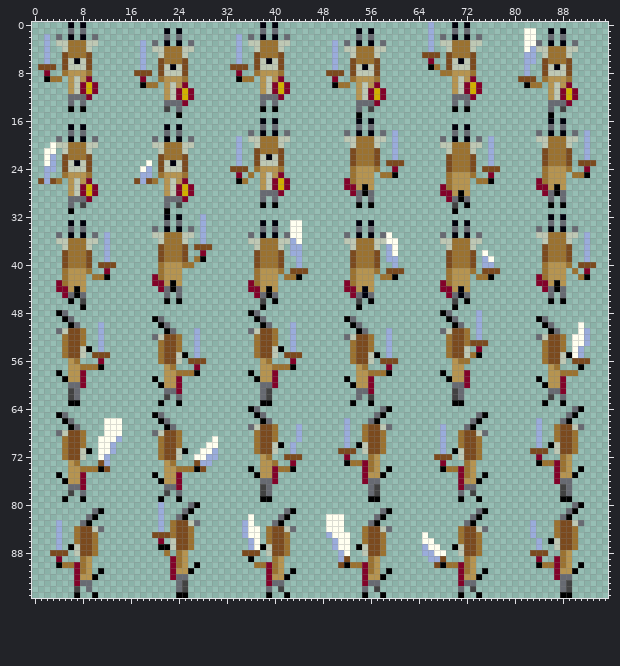
Sprite sheet, stored at static/textures/dazel.png. This is how it looked before the edit.
The file is 96x96 pixels.
Now the later version:
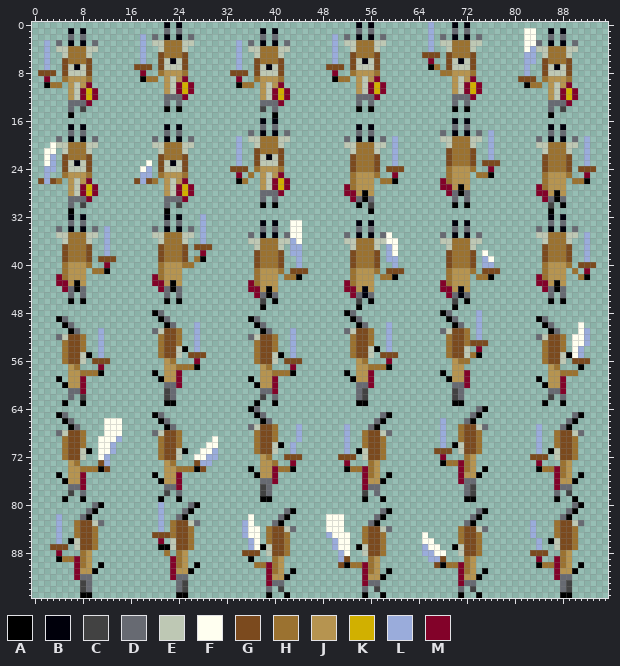
Palette (. is transparent): A #000000  B #00000b  C #424242  D #676a72  E #bec8b4  F #fffff0  G #7b4a1e  H #9b7230  J #b69450  K #d1b000  L #9aacdb  M #820229
Author's note on the commit: permuted first frame of dazel walking anim
The edit:
Changed rows in their new state; - is an unchanged pixel.
first column x 1:
 0 -----.-.-------------B-B-------------.-.-------------B-B-------------------------------------
 1 -----B-B-------------D-D-------------B-B-------------D-D-------------------------------------
 2 -.-.-D-D-.-------L-D-B-B-D-------.-.-D-D-.-------L-D-B-B-D-----------------------------------
 3 ---D.B.B.D---------EEHHHEE---------D.B.B.D---------EEHHHEE-----------------------------------
 4 ---E-----E---------.-----.---------E-----E---------.-----.-----------------------------------
 5 ----E---E-----------G---G-----------E---E-----------G---G------------------------------------
 6 -----HHH-------------EBE-------------HHH-------------EBE-------------------------------------
 7 .L.---B---------GGG---E---------.L.---B---------GGG---E--------------------------------------
 8 GGG-GEEEG-------.M.-HJJJH-------GGG-GEEEG-------.M.-HJJJH------------------------------------
 9 -M..H-J-H--------AHH.-E-M--------M..H-J-H--------AHH.-E-M------------------------------------
10 -AHH---JM.-------...---MKM-------AHH---JM.-------...---MKM-----------------------------------
12 -----JEMKM-----------DDDM.-----------JEMKM-----------DDDM.-----------------------------------
13 ------D-M-------------.-.-------------D-M-------------.-.------------------------------------
14 -----D-C-------------A-A-------------C-D-------------A-A-------------------------------------
15 -----A-----------------.---------------A-------------.---------------------------------------
16 -----------------------------------------------------.-.-------------B-B-------------.-.-----
17 -----------------------------------------------------B-B-------------D-D-------------B-B-----
18 ---------------------------------------------------.-D-D-.-.-------D-B-B-D-L-------.-D-D-.-.-
19 ---------------------------------------------------D.B.B.D---------EEHHHEE---------D.B.B.D---
20 ---------------------------------------------------E-----E---------.-----.---------E-----E---
21 ----------------------------------------------------E---E-----------G---G-----------E---E----
23 ----------------------------------------------------------.L.-------------GGG-------------.L.
24 ----------------------------------------------------GHHHG-GGG-------HJJJH-.M.-------GHHHG-GGG
25 --------------------------------------------------------H..M------------.HHA------------H..M-
26 ---------------------------------------------------.-----HHA-------M-----...-------.-----HHA-
27 ----------------------------------------------------H-J-------------M-A-------------H-J------
28 ---------------------------------------------------M-J-J-----------.-D-D-----------M-J-J-----
29 ----------------------------------------------------M-A-------------.-.-------------M-A------
30 -------------------------------------------------------C-------------A---------------C-------
31 -------------------------------------------------------A-------------.---------------A-------
32 -----B-B-------------------------------------------------------------------------------------
33 -----D-D-------------------------------------------------------------------------------------
34 ---D-B-B-D-L---------------------------------------------------------------------------------
35 ---EEHHHEE-----------------------------------------------------------------------------------
36 ---.-----.-----------------------------------------------------------------------------------
37 ----G---G------------------------------------------------------------------------------------
39 ----------GGG--------------------------------------------------------------------------------
40 ----HJJJH-.M.--------------------------------------------------------------------------------
41 --------.HHA---------------------------------------------------------------------------------
42 ---M-----...---------------------------------------------------------------------------------
43 ----M-A--------------------------------------------------------------------------------------
44 ---.-D-D-------------------------------------------------------------------------------------
45 ----.-.--------------------------------------------------------------------------------------
46 -------A-------------------------------------------------------------------------------------
47 -------.-------------------------------------------------------------------------------------
48 ---..--------------AD--------------..--------------AD----------------------------------------
49 ---AD.-------------.AD-------------AD.-------------.AD---------------------------------------
50 ----AD.---.---------.AD---L---------AD.---.---------.AD---L----------------------------------
51 ---..AD.-----------DEGGH-----------..AD.-----------DEGGH-------------------------------------
52 ---DE--------------.H--------------DE--------------.H----------------------------------------
54 -------H.--------------EA--------------H.--------------EA------------------------------------
55 --------A.L.------------.GGG------------A.L.------------.GGG---------------------------------
56 ----HGGE-GGG--------.JH.-.M.--------HGGE-GGG--------.JH.-.M.---------------------------------
57 ------H...M-----------JHHHA-----------H...M-----------JHHHA----------------------------------
58 ---.---HHHA--------A---M...--------.---HHHA--------A---M...----------------------------------
59 ---A.--------------.A--------------A.--------------.A----------------------------------------
60 ----AJJ-------------.DD-------------AJJ-------------.DD--------------------------------------
61 -----D-M-------------C-.--------------DM--------------C.-------------------------------------
62 -----D.C--------------D.-------------C.D--------------C.-------------------------------------
63 ----A..A------------.AA.------------A..A------------.AA.-------------------------------------
64 ---------------------------------------------------------..--------------DA--------------..--
65 --------------------------------------------------------.DA-------------DA.-------------.DA--
66 ---------------------------------------------------.---.DA---------L---DA.---------.---.DA---
67 ------------------------------------------------------.DA..-----------HGGED-----------.DA..--
68 ---------------------------------------------------------ED--------------H.--------------ED--
70 -----------------------------------------------------.H--------------AE--------------.H------
71 --------------------------------------------------.L.A------------GGG.------------.L.A-------
72 --------------------------------------------------GGG-EGGH--------.M.-.HJ.--------GGG-EGGH---
73 ---------------------------------------------------M...------------AHHM------------M...------
74 ---------------------------------------------------AHH----.--------...----A--------AHH----.--
75 -------------------------------------------------------H-.A------------J-A.------------H-.A--
76 -------------------------------------------------------JJA-------------DD.-------------JJA---
77 ------------------------------------------------------M-D-------------.-C-------------MD-----
78 ------------------------------------------------------C.D-------------.D--------------D.C----
79 ------------------------------------------------------A..A------------.AA.------------A..A---
80 ---------DA----------------------------------------------------------------------------------
81 --------DA.----------------------------------------------------------------------------------
82 ---L---DA.-----------------------------------------------------------------------------------
83 ------HGGED----------------------------------------------------------------------------------
84 ---------H.----------------------------------------------------------------------------------
86 -----AE--------------------------------------------------------------------------------------
87 --GGG.---------------------------------------------------------------------------------------
88 --.M.-.HJ.-----------------------------------------------------------------------------------
89 ---AHHM--------------------------------------------------------------------------------------
90 ---...----A----------------------------------------------------------------------------------
91 -------J-A.----------------------------------------------------------------------------------
92 -------DD.-----------------------------------------------------------------------------------
93 ------.C-------------------------------------------------------------------------------------
94 ------.C-------------------------------------------------------------------------------------
95 ------.AA.-----------------------------------------------------------------------------------
